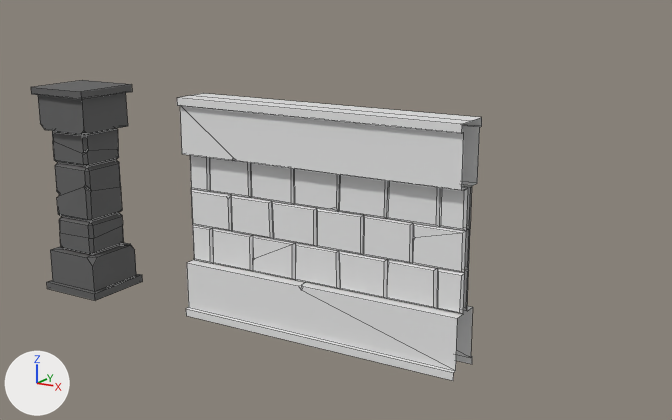
An edit to the Blender file modular-dungeon.blend, drawn before and after from the same camera.
The view is the same before and after, from a camera (50 mm lens) standing at (8.03, -9.48, 4.63) and looking at (0.47, 2.9, 0.86). Arrows for +X, +Y and +Z are at lower left; the lights stay in place. Mesh edges are drawn as thin lines.

In view in the first picture: 'Pillar B', 'Wall'.
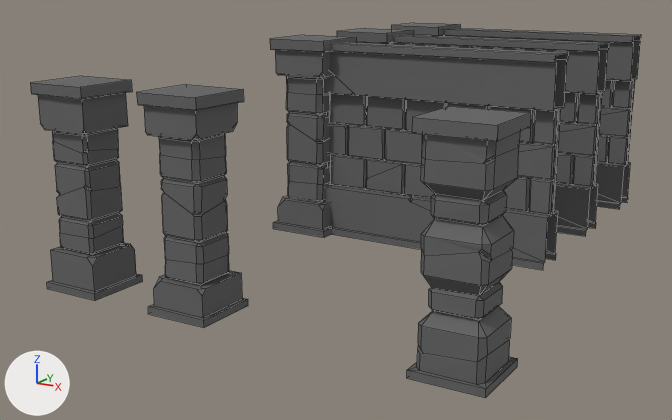
Commit message: Create wall collection with various pillar building blocks

What changed in the scene script:
```text
Change me_cube_004:
    where me_cube_004.from_pydata(...)  # 158 vertices, 152 faces; spans x -0.49..0.5, y -0.5..0.5, z -1.5..1.5
    used by ob_pillar_a; location = (0.0, 0.0, 1.5)
    before: 58 (-0.49, 0.49, 1.5), 59 (-0.49, -0.49, 1.5), 61 (0.49, 0.49, 1.5), 63 (0.49, -0.49, 1.5)
    me_cube_004 part 1
    add for i in [58, 59, 61, 63]: me_cube_004.vertices[i].co += Vector((0.0, 0.0, 0.06))
Change me_cube_005:
    where me_cube_005.from_pydata(...)  # 168 vertices, 166 faces; spans x -0.49..0.49, y -0.5..0.49, z -1.5..1.5
    used by ob_pillar_c; location = (4.0, 0.0, 1.5)
    before: 71 (-0.49, 0.49, 1.5), 72 (-0.49, -0.49, 1.5), 74 (0.49, 0.49, 1.5), 76 (0.49, -0.49, 1.5)
    me_cube_005 part 2
    add for i in [71, 72, 74, 76]: me_cube_005.vertices[i].co += Vector((0.0, 0.0, 0.06))
Add me_cube_011:
    me_cube_011.from_pydata(...)  # 490 vertices, 422 faces; spans x -0.49..4.0, y -0.5..0.49, z -1.5..1.56
    me_cube_011.materials.append(mat_pillar)  # dark grey #636363
Add me_cube_010:
    me_cube_010.from_pydata(...)  # 475 vertices, 408 faces; spans x -0.5..4.0, y -0.5..0.49, z -1.5..1.56
    me_cube_010.materials.append(mat_pillar)  # dark grey #636363
Add me_plane_001:
    me_plane_001.from_pydata(...)  # 480 vertices, 408 faces; spans x -2.49..2.0, y -0.5..0.5, z -1.5..1.56
    me_plane_001.materials.append(mat_pillar)  # dark grey #636363
Change ob_wall:
    add ob_wall.hide_set(True)  # its collection is switched off
Change ob_pillar_a:
    remove ob_pillar_a.hide_set(True)
Change ob_pillar_c:
    remove ob_pillar_c.hide_set(True)
Add ob_pillar_c_001:
    ob_pillar_c_001 = bpy.data.objects.new('Pillar C.001', me_cube_011)
    ob_pillar_c_001.location = (0.0, 7.0, 2.0)
Add ob_pillar_b_001:
    ob_pillar_b_001 = bpy.data.objects.new('Pillar B.001', me_cube_010)
    ob_pillar_b_001.location = (0.0, 5.0, 2.0)
Add ob_wall_001:
    ob_wall_001 = bpy.data.objects.new('Wall.001', me_plane_001)
    ob_wall_001.location = (2.0, 3.0, 2.0)
```

Pixel boxes [x1, y1, x2, y2] of what changed, in the pictures (672 x 420 px; the box of a moved part takes in the faces that stretch with it):
'Wall', hidden
    before: [177, 93, 482, 381]
'Wall.001', added
    after: [270, 35, 569, 270]
'Pillar C', shown
    after: [407, 106, 531, 398]
'Pillar A', shown
    after: [136, 84, 248, 328]
'Pillar B.001', added
    after: [337, 28, 609, 236]
'Pillar C.001', added
    after: [391, 23, 641, 209]
part 1 of me_cube_004, moved or reshaped (not visible before)
    after: [136, 84, 244, 111]
part 2 of me_cube_005, moved or reshaped (not visible before)
    after: [412, 106, 531, 141]
